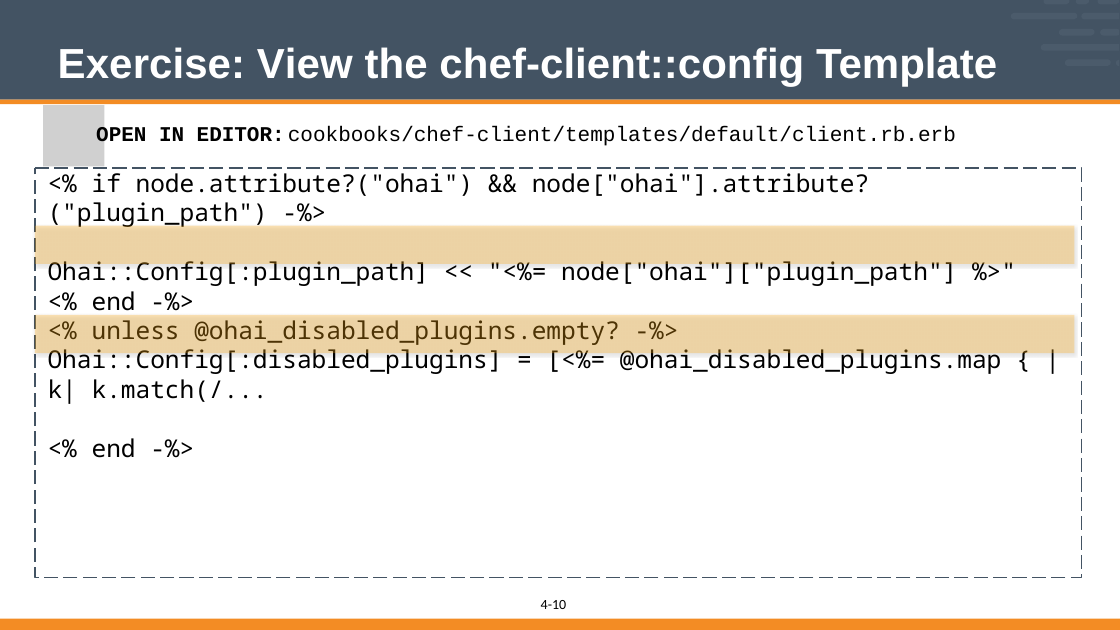
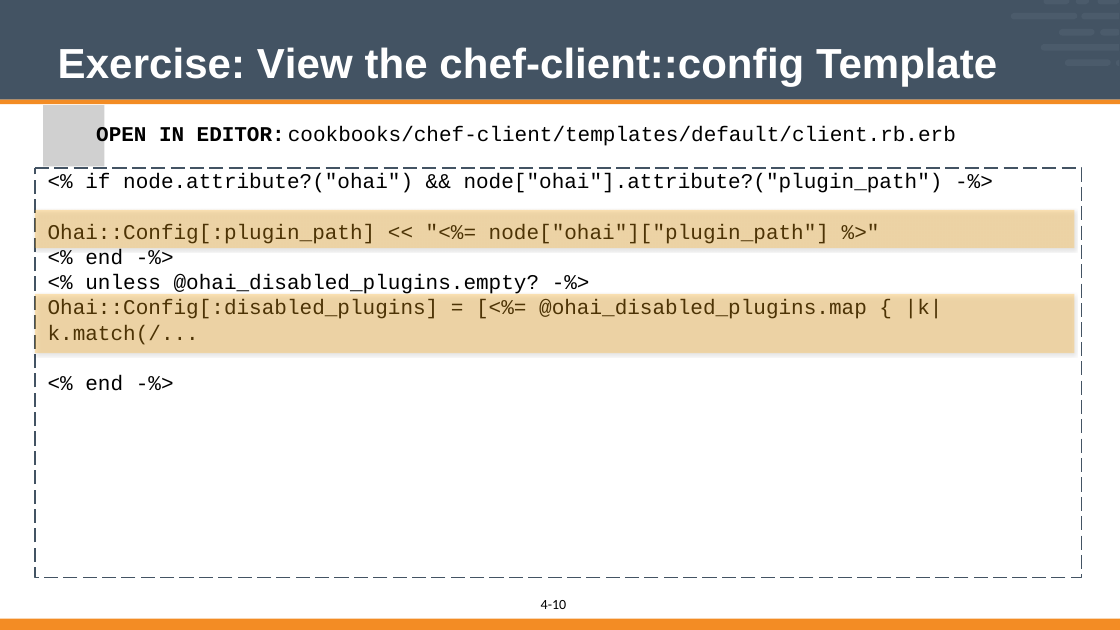
Before and after one commit to vinyar/chef-intermediate, a slide deck: slide 10 of 04-writing_ohai_plugins.pptx. Drawn at 1120x630 pixels with LibreOffice and Linux fonts; fonts in the diff are those of the drawing; grey boxes stand for pictures. Boxes give left, top, right and bottom in pixels: in the first picture for what was removed or moved away, otherwise in the second. Text is boxed around its words. In the diff, an @@ line names an element or a change of style, - is before the commit and + after.

```diff
--- a/04-writing_ohai_plugins.pptx
+++ b/04-writing_ohai_plugins.pptx
@@ freeform shape "<% if node.attribute?("ohai") && node["ohai"].attribute?("pl ..." at [35,168,1082,578]: size 28 to 24 pt, font Noto Sans Mono to Courier New @@
@@ rectangle: place and size @@
-rectangle at [35,226,1075,263]
+rectangle at [35,210,1075,248]
@@ rectangle: place and size @@
-rectangle at [35,315,1075,353]
+rectangle at [35,294,1075,353]
```
Also in this commit, not shown: 35 other slides changed.
